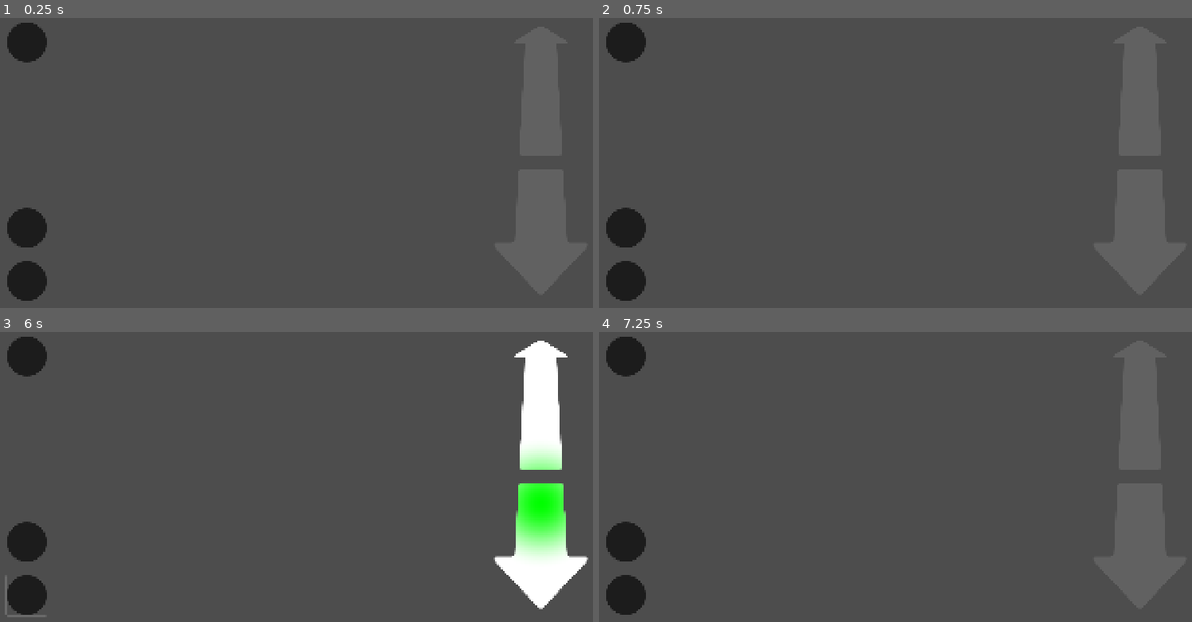
Above: before the commit, frames 1-4 (two rows, left to right).
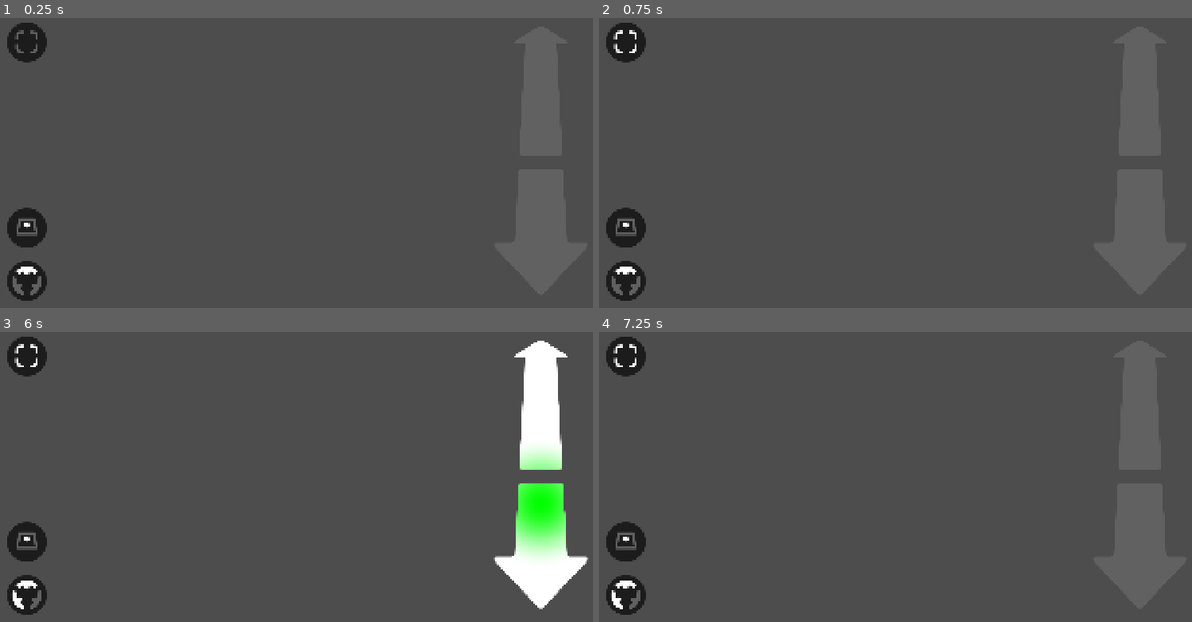
Above: after the commit, the same moments.

Repository: CantanTam/blecaco_phone
Game: Godot game, scene res://scenes/modes/car_mode.tscn
Two runs of this game, one before a commit and one after it. Both use one fixed random seed, a clock stepped at 60 frames per second and the inputs below. This scene is started directly instead of the project's main scene.
Inputs (mouse positions are in pixels of both pictures, inside the frame that each line leads up to):
- Up to frame 1 (0.25 s): no input
- Up to frame 2 (0.75 s): click (628, 41) at 0.5 s
- Up to frame 3 (6 s): click (29, 595) at 1.25 s; click (29, 540) at 2 s; tap Enter at 2.75, 2.85, 4.25, 5.75 s; move the mouse to (450, 430) at 2.77 s; hold Up 2.78-3.5 s; click (450, 430) at 2.92 s; tap Space at 3.02, 3.5, 5 s; drag from (183, 468) to (278, 520) at 3.52 s; move the mouse to (373, 369) at 4.27 s; hold Up 4.28-5 s; tap Tab at 4.35 s; click (373, 369) at 4.42 s; drag from (278, 520) to (118, 395) at 5.02 s; move the mouse to (504, 503) at 5.77 s; hold Down from 5.78 s (still down); tap Keypad Enter at 5.85 s; click (504, 503) at 5.92 s
- Up to frame 4 (7.25 s): tap Space at 6.02, 6.5 s; release Down at 6.5 s; drag from (717, 395) to (818, 358) at 6.52 s

The runs differ from the first frame. In frame 1, 0.4% of the frame differs, in the area x 2-7%, y 4-96%; in frame 2, 0.4%; in frame 3, 0.5%, in the area x 0-8%, y 4-99%; in frame 4, 0.4%.
Error before the commit: Parse Error: Too few arguments for "_on_set_ground_button_down()" call. Expected at least 1 but received 0. (res://scripts/modes/car_mode.gd:786)

Commit message:
修复 _on_set_ground_button_down 参数缺失（鼠标分支漏传 event.position）

Diff:
--- a/scripts/modes/car_mode.gd
+++ b/scripts/modes/car_mode.gd
@@ -757,6 +757,11 @@
 			_move_set_ground_to((event as InputEventScreenDrag).position)
 		return
 
+	if event is InputEventMouseMotion:
+		if _sg_dragging and not _touch_platform:
+			_move_set_ground_to((event as InputEventMouseMotion).position)
+		return
+
 		if event.pressed and _is_zoom_fit_hit(event.position):
 			_toggle_zoom_fit()
 			get_viewport().set_input_as_handled()
@@ -778,12 +783,12 @@
 
 		# 鼠标松开：结束 SetGround 长按
 		if not event.pressed:
-			if _set_ground_holding:
+			if _set_ground_holding or _sg_dragging:
 				_on_set_ground_button_up()
 			return
 
 		if _is_set_ground_hit(event.position):
-			_on_set_ground_button_down()
+			_on_set_ground_button_down(event.position)
 			get_viewport().set_input_as_handled()
 			return
 
